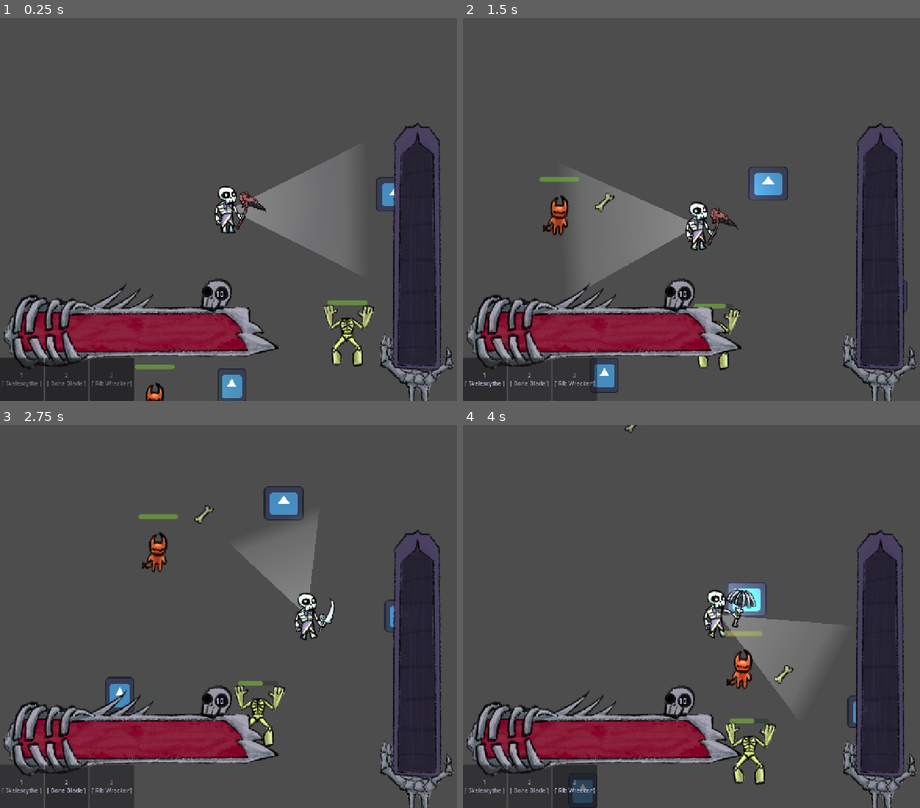
Above: before the commit, frames 1-4 (two rows, left to right).
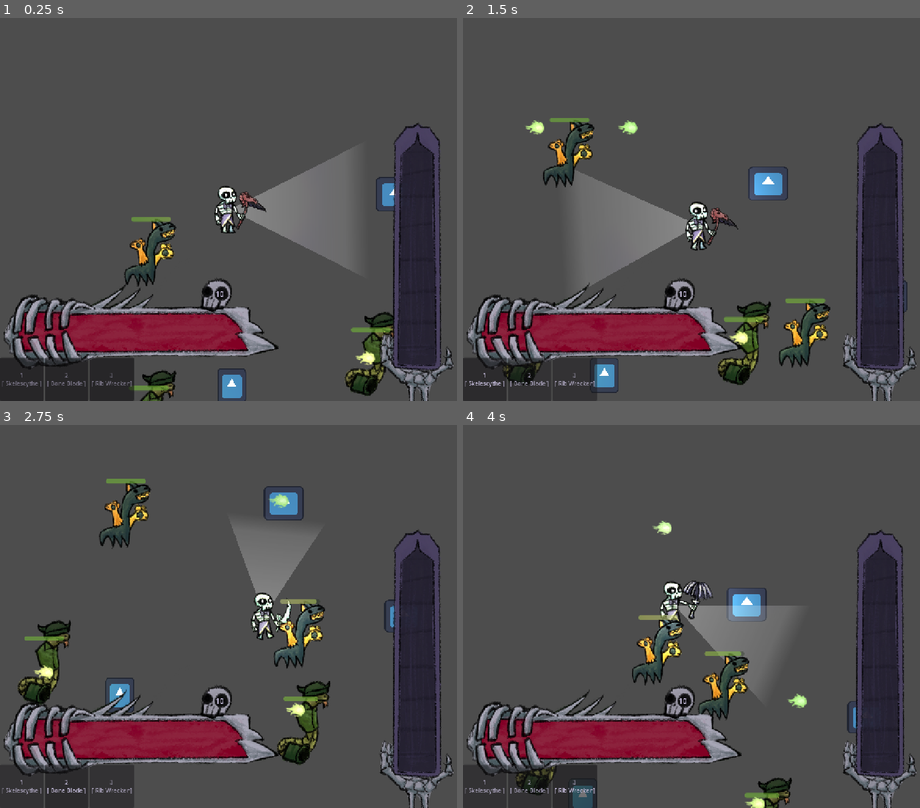
Above: after the commit, the same moments.

Repository: atlanticbomber/CranberryJam_Skeleton-fight
Game: Godot game, scene res://Scenes/temp.tscn
The game is run twice, just before and just after one commit, with the same random seed, the same clock (stepped at 60 frames per second) and the same inputs. This scene is started directly instead of the project's main scene. The engine's default icon, where the game draws it, is replaced by a stand-in: a white triangle on a blue panel in a dark square.
Inputs (mouse positions are in pixels of both pictures, inside the frame that each line leads up to):
- Up to frame 1 (0.25 s): no input
- Up to frame 2 (1.5 s): tap Enter (ui_accept) at 0.5, 0.77 s; move the mouse to (792, 190) at 0.52 s; hold D (right) 0.53-1.28 s; click (792, 190) at 0.6 s; move the mouse to (600, 228) at 1.27 s; hold S (down) from 1.28 s (still down); tap 1 (Slot1) at 1.35 s
- Up to frame 3 (2.75 s): tap Enter (ui_accept) at 1.52 s; click (137, 635) at 1.55 s; move the mouse to (274, 532) at 2.02 s; release S (down) at 2.03 s; hold D (right) from 2.03 s (still down); tap 2 (Slot2) at 2.1 s; click (274, 532) at 2.3 s
- Up to frame 4 (4 s): move the mouse to (668, 693) at 2.77 s; release D (right) at 2.78 s; hold W (up) 2.78-3.53 s; tap 3 (Slot3) at 2.85 s; tap Enter (ui_accept) at 3.02, 3.77 s; click (668, 693) at 3.05 s; move the mouse to (828, 673) at 3.52 s; hold A (left) from 3.53 s (still down); click (828, 673) at 3.6 s

The runs differ from the first frame. In frame 1, 3.4% of the frame differs, in the area x 27-86%, y 51-100%; in frame 2, 4.3%; in frame 3, 7.4%; in frame 4, 8.4%, in the area x 11-87%, y 0-100%.

Commit message:
Cerberone and Larbitary

Diff:
--- /dev/null
+++ b/the-legend-of-sir-skelebones/Resources/Enemy/Cerberone.tres
@@ -0,0 +1,17 @@
+[gd_resource type="Resource" script_class="EnemyResource" format=3 uid="uid://rj3bm5ujju7h"]
+
+[ext_resource type="Texture2D" uid="uid://di6t0h4iormj2" path="res://Sprites/Enemies/HeadlessProjectile.png" id="1_1jhdk"]
+[ext_resource type="Script" uid="uid://i70lelemux25" path="res://Resources/Enemy/EnemyResource.gd" id="1_sy641"]
+[ext_resource type="Texture2D" uid="uid://h8j174vpprbc" path="res://Sprites/Enemies/Cerberone.png" id="3_wgvqo"]
+
+[resource]
+script = ExtResource("1_sy641")
+maxHP = 250.0
+speed = 200.0
+VitaminDrop = 2
+sprite = ExtResource("3_wgvqo")
+melee = true
+projSpeed = 1000.0
+projDistance = 300.0
+projTexture = ExtResource("1_1jhdk")
+metadata/_custom_type_script = "uid://i70lelemux25"
--- /dev/null
+++ b/the-legend-of-sir-skelebones/Resources/Enemy/Labitary.tres
@@ -0,0 +1,17 @@
+[gd_resource type="Resource" script_class="EnemyResource" format=3 uid="uid://bjrwlxv3gfbft"]
+
+[ext_resource type="Texture2D" uid="uid://c8irf26t46xgt" path="res://Sprites/Enemies/LabitaryProjectile.png" id="1_am233"]
+[ext_resource type="Script" uid="uid://i70lelemux25" path="res://Resources/Enemy/EnemyResource.gd" id="1_te0vd"]
+[ext_resource type="Texture2D" uid="uid://bj3agtamvtda5" path="res://Sprites/Enemies/Labitary.png" id="3_ttu08"]
+
+[resource]
+script = ExtResource("1_te0vd")
+maxHP = 150.0
+speed = 250.0
+snapshotWaitTime = 0.3
+stopRange = 600.0
+VitaminDrop = 2
+sprite = ExtResource("3_ttu08")
+projSpeed = 600.0
+projTexture = ExtResource("1_am233")
+metadata/_custom_type_script = "uid://i70lelemux25"
--- a/the-legend-of-sir-skelebones/Scenes/temp.tscn
+++ b/the-legend-of-sir-skelebones/Scenes/temp.tscn
@@ -4,8 +4,8 @@
 [ext_resource type="PackedScene" uid="uid://c55kltgk0j6d5" path="res://Scenes/skelebro.tscn" id="2_0pn8h"]
 [ext_resource type="PackedScene" uid="uid://cax1c2xwd5jge" path="res://Scenes/game_ui.tscn" id="3_0pn8h"]
 [ext_resource type="PackedScene" uid="uid://0dfn1g4ehexj" path="res://Scenes/enemy.tscn" id="3_tj4h3"]
-[ext_resource type="Resource" uid="uid://b8qot1o7yi7sj" path="res://Resources/Enemy/Headless.tres" id="5_kgdlg"]
-[ext_resource type="Resource" uid="uid://clvgi6tynb3yq" path="res://Resources/Enemy/FastMelee.tres" id="6_kgdlg"]
+[ext_resource type="Resource" uid="uid://bjrwlxv3gfbft" path="res://Resources/Enemy/Labitary.tres" id="5_kgdlg"]
+[ext_resource type="Resource" uid="uid://rj3bm5ujju7h" path="res://Resources/Enemy/Cerberone.tres" id="7_ip1se"]
 
 [node name="Temp" type="Node2D" unique_id=1692386343]
 
@@ -39,4 +39,12 @@
 
 [node name="Enemy2" parent="." unique_id=1993680582 instance=ExtResource("3_tj4h3")]
 position = Vector2(-124, 684)
-EN = ExtResource("6_kgdlg")
+EN = ExtResource("5_kgdlg")
+
+[node name="Enemy3" parent="." unique_id=1341171763 instance=ExtResource("3_tj4h3")]
+position = Vector2(826, 640)
+EN = ExtResource("7_ip1se")
+
+[node name="Enemy4" parent="." unique_id=1636275131 instance=ExtResource("3_tj4h3")]
+position = Vector2(-140, 270)
+EN = ExtResource("7_ip1se")
--- a/the-legend-of-sir-skelebones/Scripts/enemy.gd
+++ b/the-legend-of-sir-skelebones/Scripts/enemy.gd
@@ -1,26 +1,26 @@
 class_name Enemy
 extends CharacterBody2D
 
-@export var EN:EnemyResource = load("res://Resources/Enemy/BasicEnemy.tres")
+@export var EN:EnemyResource
 
-var MaxEnemyHP: float = EN.maxHP
-var EnemyHP: float = EN.maxHP
+@onready var MaxEnemyHP: float = EN.maxHP
+@onready var EnemyHP: float = EN.maxHP
 
-var SPEED = EN.speed
+@onready var SPEED = EN.speed
 
 var playerSnapshot: Vector2 = Vector2(0,0)
 @onready var timerSnapshot: Timer = $SnapshotTimer
-var waitTimeSnapshot: float = EN.snapshotWaitTime
+@onready var waitTimeSnapshot: float = EN.snapshotWaitTime
 
-var stopRange: float = EN.stopRange
+@onready var stopRange: float = EN.stopRange
 var stopSpeed: float = 0.06 #closer to 0 the smoother
 
 @onready var timerKnock: Timer = $KnockTimer
 var waitTimeKnock: float = 0.2
 
 @onready var timerAttack: Timer = $AttackCooldown
-var attackWaitTime: float = EN.attackWaitTime
-var attackDelay: float = EN.attackDelay
+@onready var attackWaitTime: float = EN.attackWaitTime
+@onready var attackDelay: float = EN.attackDelay
 signal dying
 
 func _ready() -> void:
Binary file added: the-legend-of-sir-skelebones/Sprites/Enemies/Cerberone.png
Not shown, added: the-legend-of-sir-skelebones/Sprites/Enemies/Cerberone.png.import
Binary file added: the-legend-of-sir-skelebones/Sprites/Enemies/Labitary.png
Not shown, added: the-legend-of-sir-skelebones/Sprites/Enemies/Labitary.png.import
Binary file added: the-legend-of-sir-skelebones/Sprites/Enemies/LabitaryProjectile.png
Not shown, added: the-legend-of-sir-skelebones/Sprites/Enemies/LabitaryProjectile.png.import
